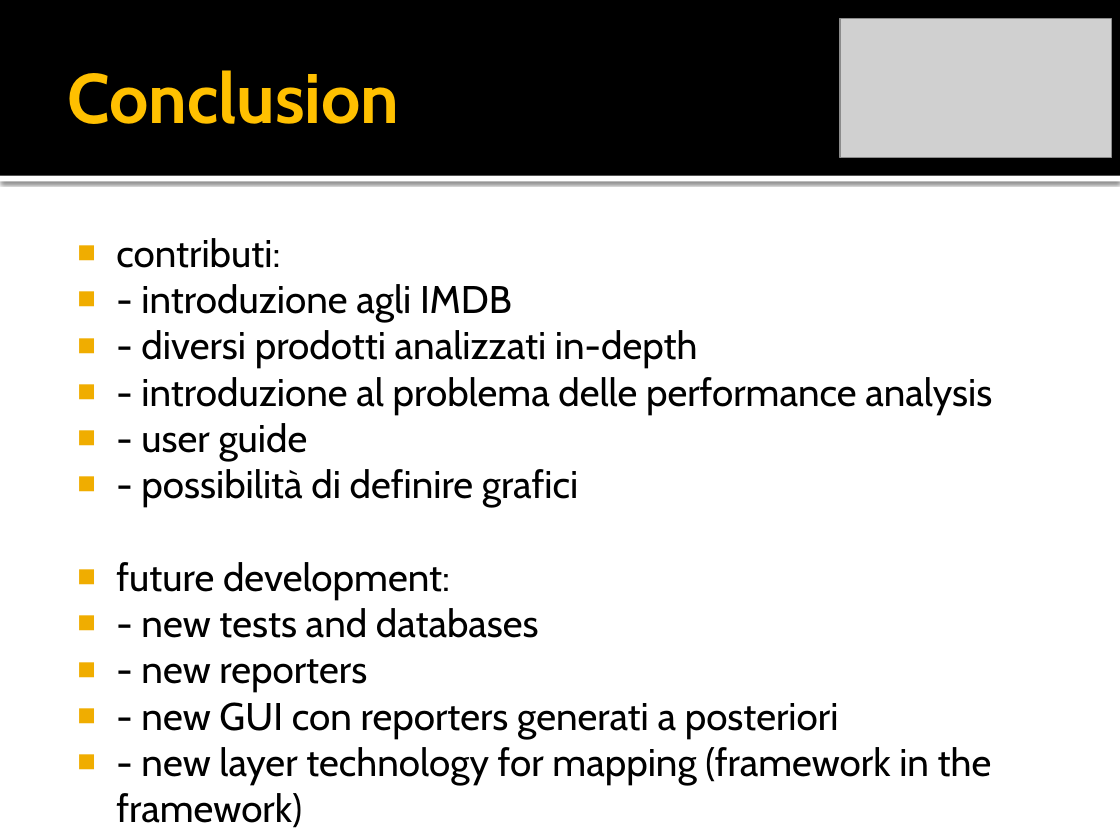
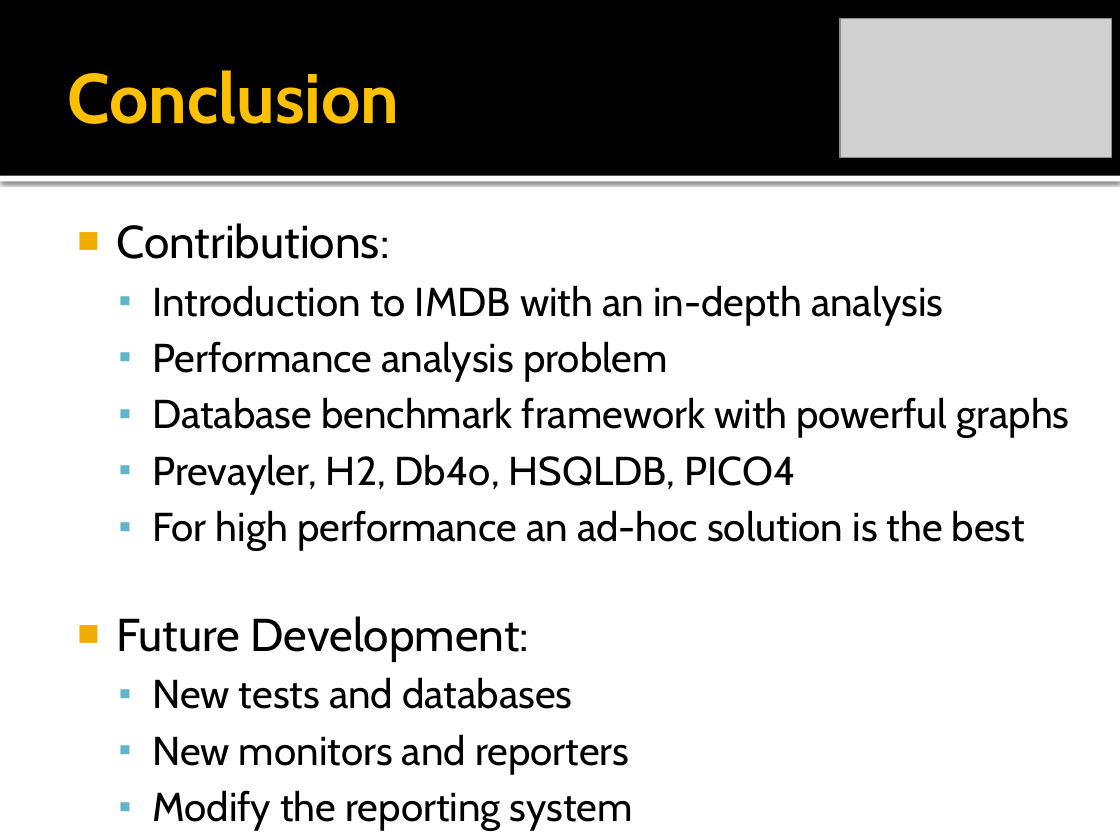
Before and after one commit to rickilama54/portable-db-bench, a slide deck: slide 15 of tesi/presentazione/Barbagallo-IMDB.pptx. Drawn at 1120x840 pixels with LibreOffice and Linux fonts; fonts in the diff are those of the drawing; grey boxes stand for pictures. Boxes give left, top, right and bottom in pixels: in the first picture for what was removed or moved away, otherwise in the second. Text is boxed around its words. In the diff, an @@ line names an element or a change of style, - is before the commit and + after.

```diff
--- a/tesi/presentazione/Barbagallo-IMDB.pptx
+++ b/tesi/presentazione/Barbagallo-IMDB.pptx
@@ text at [116, 223, 1070, 831]: text changed; size 24.8 to 25.9 pt @@
-■ contributi:
-■ - introduzione agli IMDB
-■ - diversi prodotti analizzati in-depth
-■ - introduzione al problema delle performance analysis
-■ - user guide
-■ - possibilità di definire grafici
-■ future development:
-■ - new tests and databases
-■ - new reporters
-■ - new GUI con reporters generati a posteriori
-■ - new layer technology for mapping (framework in the framework)
+■ Contributions:
+  ▪ Introduction to IMDB with an in-depth analysis
+  ▪ Performance analysis problem
+  ▪ Database benchmark framework with powerful graphs
+  ▪ Prevayler, H2, Db4o, HSQLDB, PICO4
+  ▪ For high performance an ad-hoc solution is the best
+■ Future Development:
+  ▪ New tests and databases
+  ▪ New monitors and reporters
+  ▪ Modify the reporting system
+  ▪ Mapping technology layer
```
Also in this commit, not shown: 1 other slide changed.
